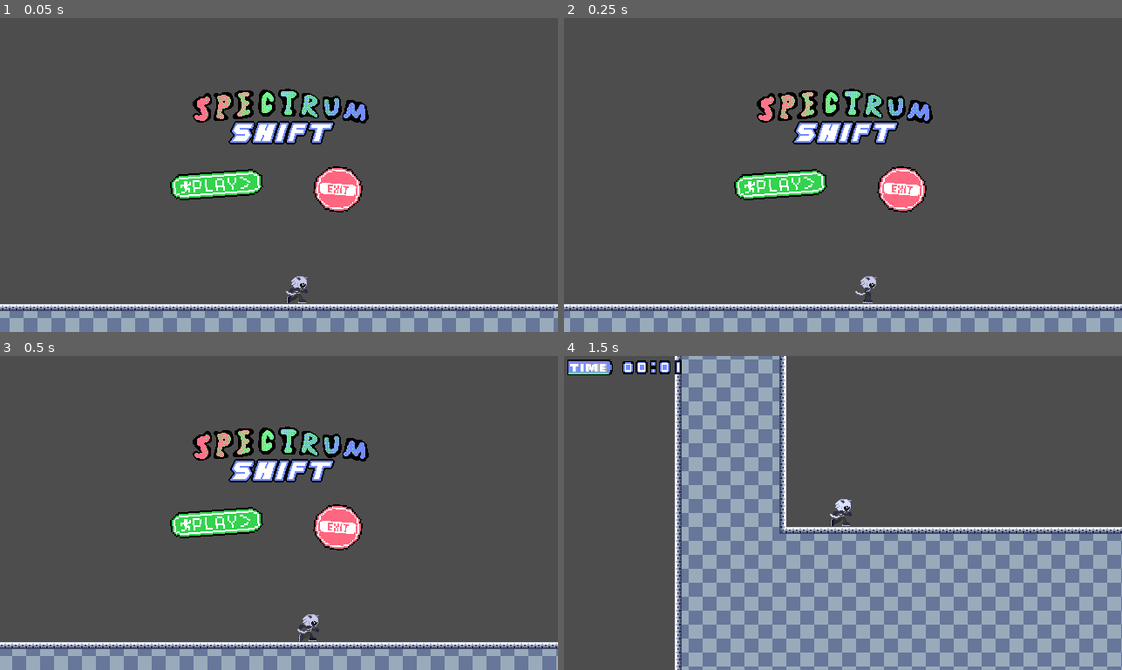
Above: before the commit, frames 1-4 (two rows, left to right).
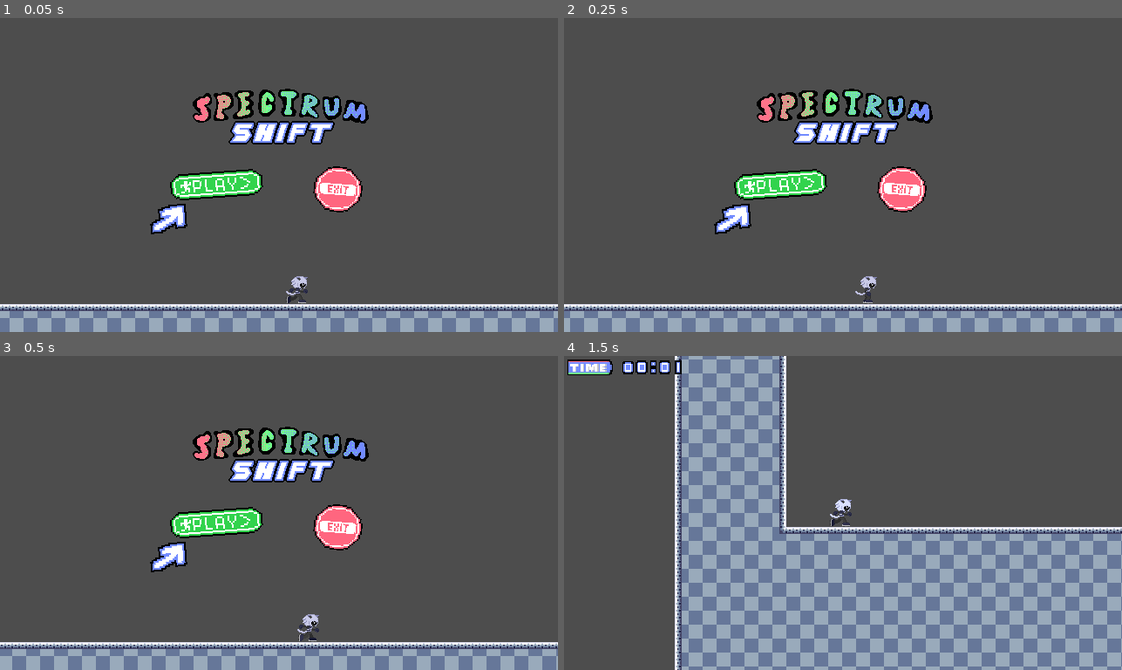
Above: after the commit, the same moments.

Repository: Cucumber-Maki/GGJ-Ports-MMU-2026
Game: Godot game, scene res://Scenes/main_menu.tscn
The game is run twice, just before and just after one commit, with the same random seed, the same clock (stepped at 60 frames per second) and the same inputs.
Inputs (mouse positions are in pixels of both pictures, inside the frame that each line leads up to):
- Up to frame 1 (0.05 s): no input
- Up to frame 2 (0.25 s): no input
- Up to frame 3 (0.5 s): no input
- Up to frame 4 (1.5 s): click (781, 522) at 0.5 s; hold D (PlayerRight) from 1.28 s (still down)

The runs differ from the first frame. In frame 1, 0.4% of the frame differs, in the area x 26-34%, y 59-69%; in frame 2, 0.4%; in frame 3, 0.4%; in frame 4, nothing differs.

Commit message:
fix: add initial focus on menu

Diff:
--- a/assets/main_menu/background.gd
+++ b/assets/main_menu/background.gd
@@ -10,7 +10,7 @@
 var player_last : float = 0;
 
 func _ready() -> void:
-	startbutton.grab_focus(true);
+	startbutton.grab_focus();
 
 func _process(delta: float) -> void:
 	time += delta;
